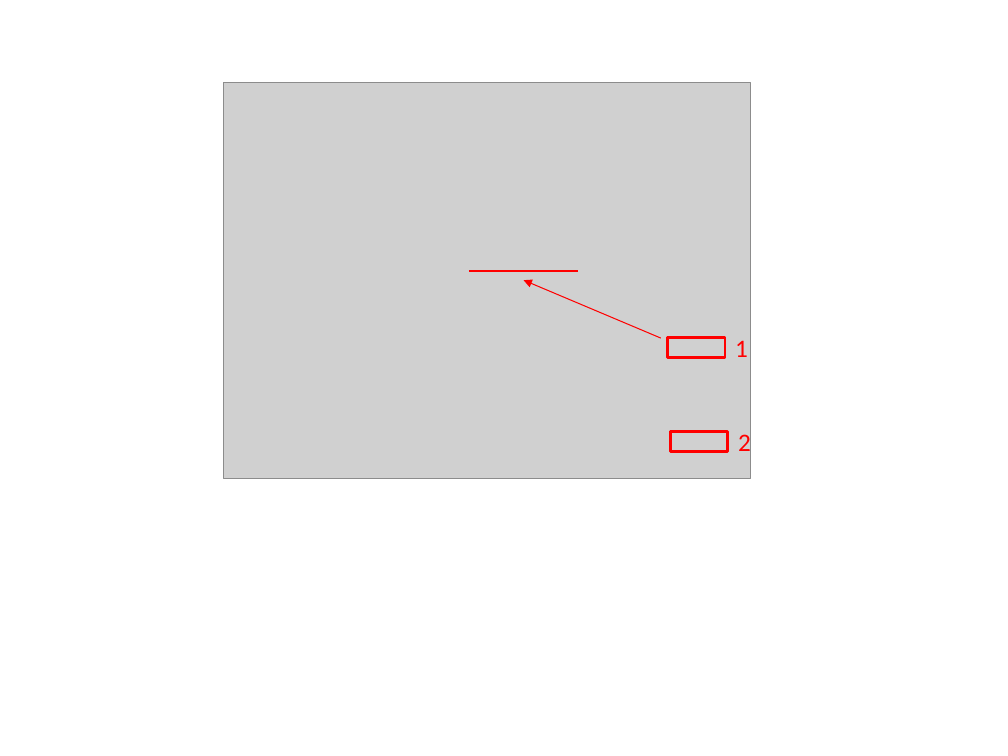
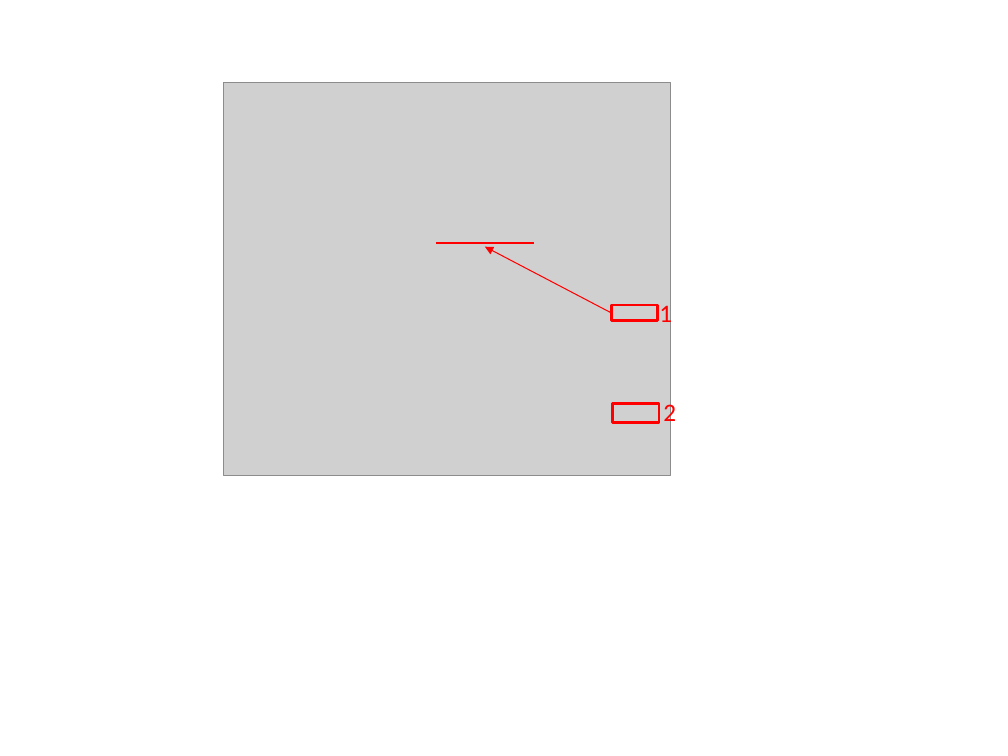
Before and after one commit to DePrettoM/EEGpal, a slide deck: slide 21 of Manuels/picture_EEGpal_manuals.pptx. Drawn at 1008x756 pixels with LibreOffice and Linux fonts; fonts in the diff are those of the drawing; grey boxes stand for pictures. Boxes give left, top, right and bottom in pixels: in the first picture for what was removed or moved away, otherwise in the second. Text is boxed around its words. In the diff, an @@ line names an element or a change of style, - is before the commit and + after.

```diff
--- a/Manuels/picture_EEGpal_manuals.pptx
+++ b/Manuels/picture_EEGpal_manuals.pptx
@@ picture: place and size @@
-picture at (224,83,750,479)
+picture at (224,83,670,476)
@@ line moved from (469, 271) - (579, 271) to (435, 243) - (534, 243) @@
@@ arrow moved from (661, 338) - (523, 280) to (611, 312) - (485, 247) @@
@@ text "1" rewrapped from (735,340,748,357) to (659,302,672,329) @@
@@ rectangle: place and size @@
-rectangle at (667,338,725,358)
+rectangle at (612,305,658,322)
@@ rectangle: place and size @@
-rectangle at (670,431,728,452)
+rectangle at (613,403,659,422)
@@ text "2": place and size @@
-text "2" at (738,431,751,458)
+text "2" at (663,401,676,428)
```
Also in this commit, not shown: 9 other slides changed, 24 other files.
